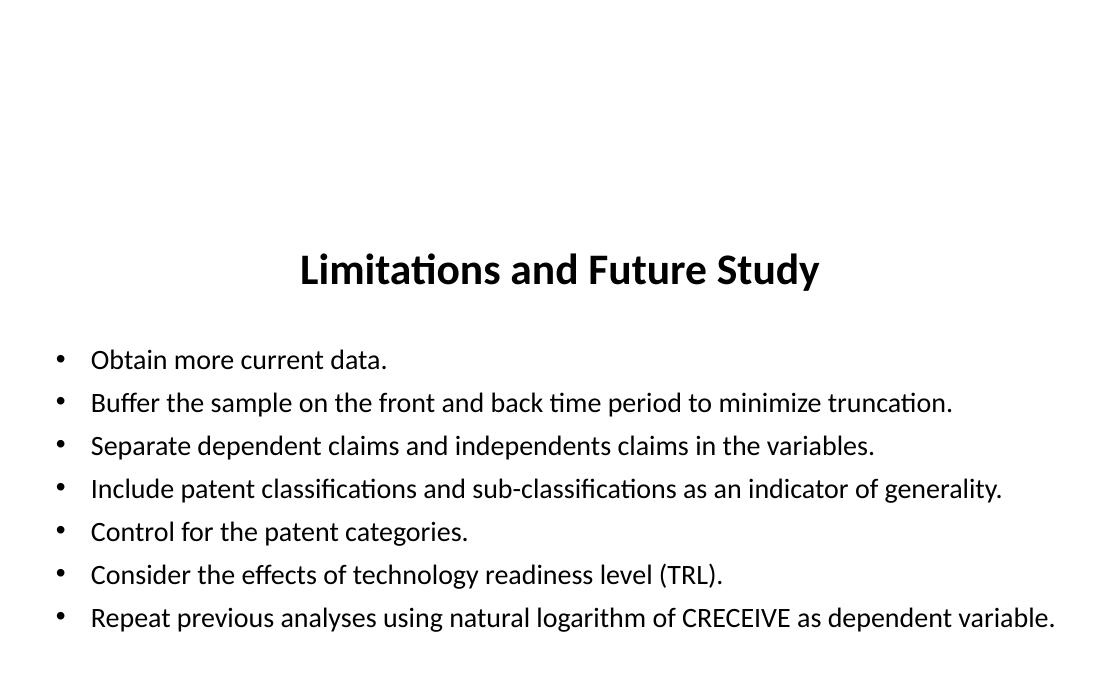
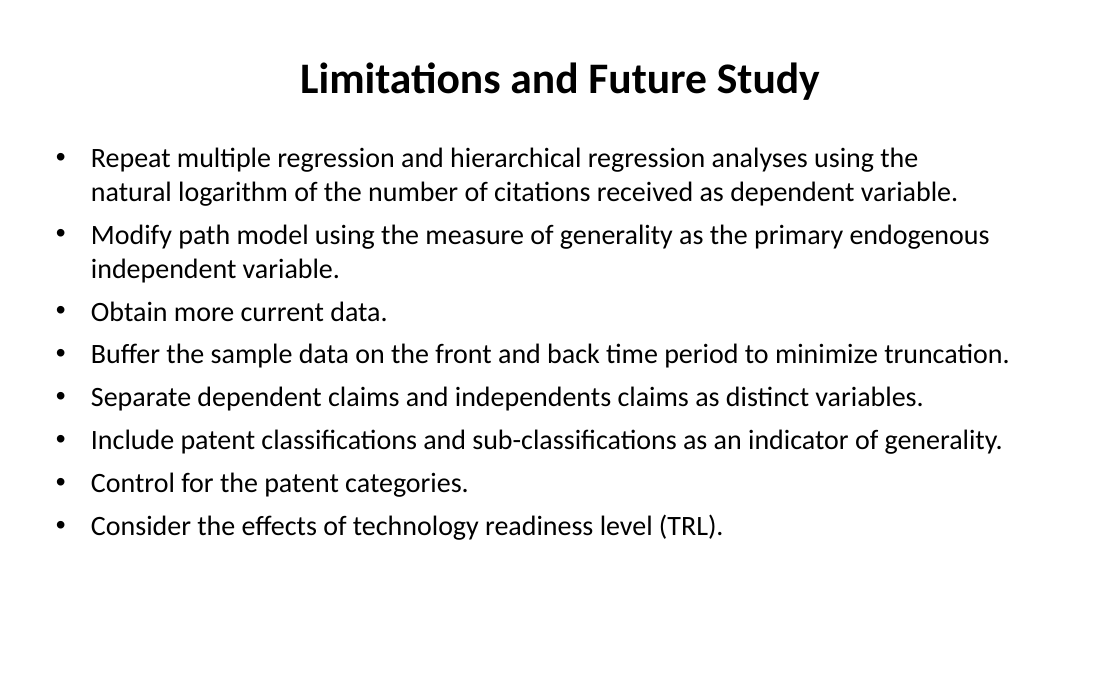
Before and after one commit to SLU-Courses-Townes/SOC6100, a slide deck: slide 22 of Presentations/Presentation02/Townes_SOC6100_Presentation02.pptx. Drawn at 1120x700 pixels with LibreOffice and Linux fonts; fonts in the diff are those of the drawing. Boxes give left, top, right and bottom in pixels: in the first picture for what was removed or moved away, otherwise in the second. Text is boxed around its words. In the diff, an @@ line names an element or a change of style, - is before the commit and + after.

Commit message:
Finished Presentation 02 slides

```diff
--- a/Presentations/Presentation02/Townes_SOC6100_Presentation02.pptx
+++ b/Presentations/Presentation02/Townes_SOC6100_Presentation02.pptx
@@ text "Limitations and Future Study": place and size @@
-text "Limitations and Future Study" at box(300, 253, 820, 291)
+text "Limitations and Future Study" at box(300, 62, 820, 100)
@@ text "Repeat multiple regression and hierarchical ...": place and size @@
-text "Repeat multiple regression and hierarchical ..." at box(91, 349, 1055, 632)
+text "Repeat multiple regression and hierarchical ..." at box(91, 147, 1009, 540)
@@ text at box(91, 147, 990, 283): paragraphs added @@
+• Repeat multiple regression and hierarchical regression analyses using the
+  natural logarithm of the number of citations received as dependent variable.
+• Modify path model using the measure of generality as the primary endogenous independent variable.
@@ text at box(91, 343, 1009, 411): text changed @@
-• Buffer the sample on the front and back time period to minimize truncation.
-• Separate dependent claims and independents claims in the variables.
+• Buffer the sample data on the front and back time period to minimize truncation.
+• Separate dependent claims and independents claims as distinct variables.
@@ text at box(91, 607, 1055, 632): paragraph removed @@
-• Repeat previous analyses using natural logarithm of CRECEIVE as dependent variable.
```
Also in this commit, not shown: 8 other slides changed, 1 slide added.
